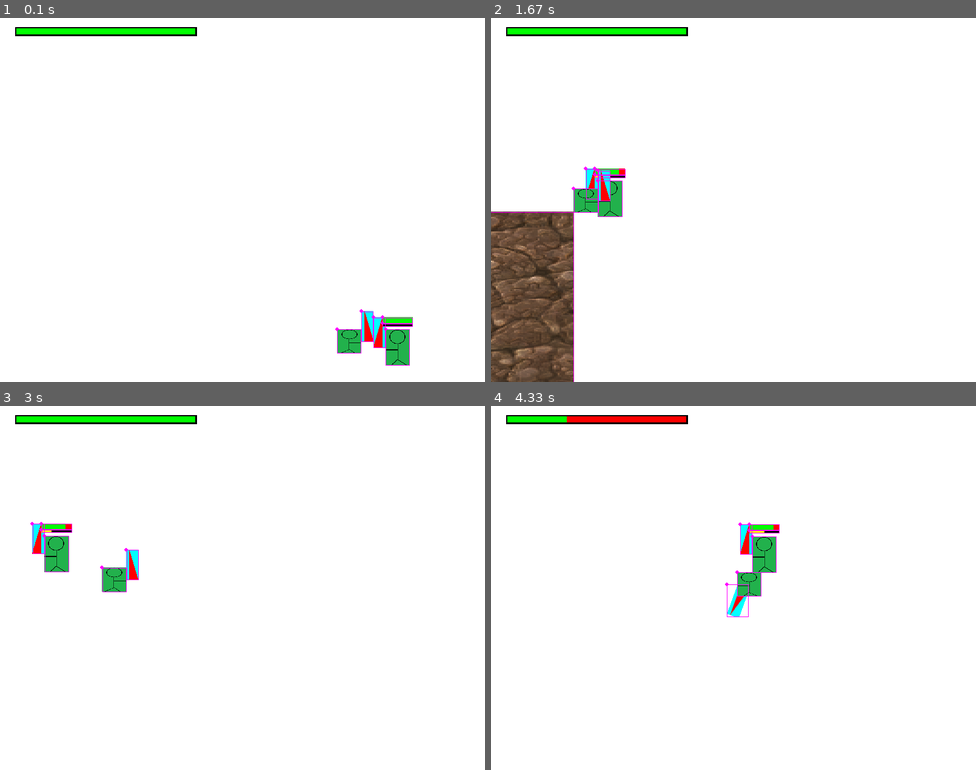
Above: before the commit, frames 1-4 (two rows, left to right).
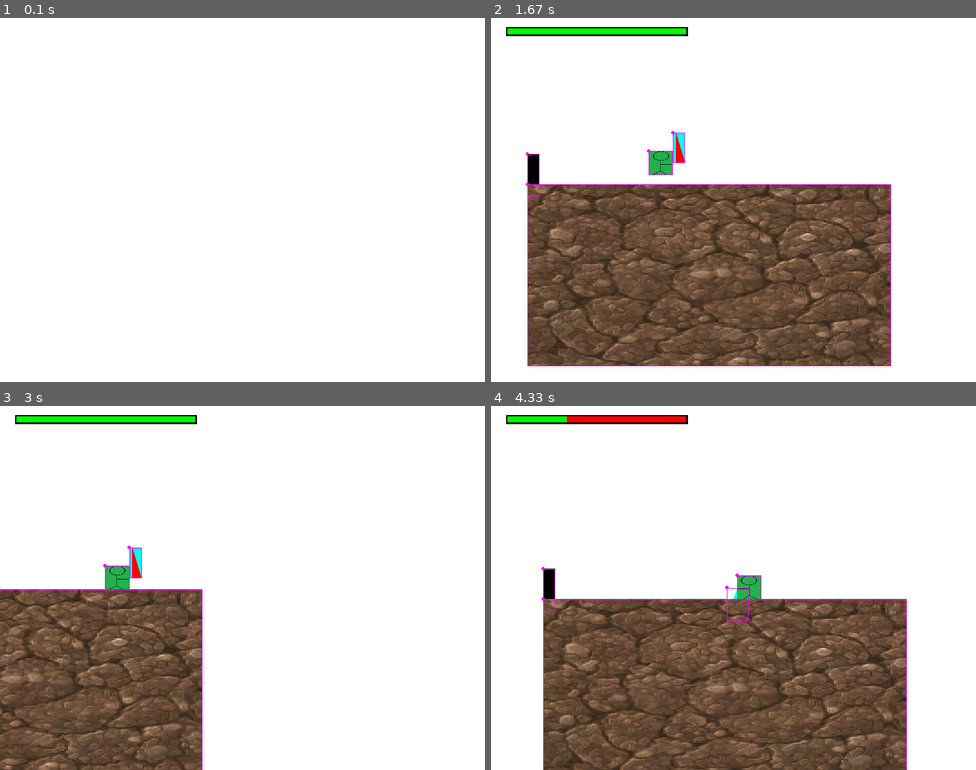
Above: after the commit, the same moments.

Repository: salfk23/2drpg_pygame
Game: pygame game, started from main.py
The game is run twice, just before and just after one commit, with the same random seed, the same clock (stepped at 60 frames per second) and the same inputs.
Inputs:
- Up to frame 1 (0.1 s): no input
- Up to frame 2 (1.67 s): hold R 0.33-0.8 s; hold D 0.33-0.8 s; hold F 0.83-1.3 s; hold D 0.83-1.3 s; hold R from 1.33 s (still down); hold D from 1.33 s (still down)
- Up to frame 3 (3 s): release R at 1.8 s; release D at 1.8 s; hold D 1.83-2.3 s; hold W 2.33-2.63 s; hold D from 2.67 s (still down)
- Up to frame 4 (4.33 s): release D at 3.13 s; hold A 3.17-3.7 s; hold S 3.73-4.03 s; tap F at 4.07 s

The runs differ from the first frame. In frame 1, 2.4% of the frame differs, in the area x 3-86%, y 2-96%; in frame 2, 40%, in the area x 0-83%, y 31-100%; in frame 3, 22%; in frame 4, 36%.

Commit message:
Modiffied how assets are used

Diff:
--- /dev/null
+++ b/assets/images.py
@@ -0,0 +1,4 @@
+import pygame
+
+player_image = pygame.image.load("assets\images\player.png")
+dirt_image = pygame.image.load("assets\images\dirt_1.png")
--- /dev/null
+++ b/assets/sounds.py
@@ -0,0 +1,5 @@
+import pygame
+import game_engine.helpers as helpers
+
+pygame.mixer.init()
+death_sound = pygame.mixer.Sound("assets\sounds\death.ogg")
--- a/game_engine/entities/characters.py
+++ b/game_engine/entities/characters.py
@@ -5,9 +5,9 @@
 from game_engine.entities.particles import ExplosionParticle
 from game_engine.entities.state import Hurtable, Solid
 from game_engine.entities.weapon import Melee
-from game_engine.helpers import Colors, Direction, Size2D, load_image
-import game_engine.helpers as helpers
-
+from game_engine.helpers import Colors, Direction, Size2D
+from assets.images import player_image
+from assets.sounds import death_sound
 
 class Statusbar(Entity):
   def __init__(self, size: Size2D):
@@ -61,7 +61,7 @@
       self.direction = True
     elif self.velocity.x < 0:
       self.direction = False
-stick_image = load_image("assets/stick.png")
+
 class Enemy(Character):
   def __init__(self, image:pygame.Surface, position: pygame.Vector2, size: Size2D, speed: int, jump_power: int):
       self.weapon = None
@@ -175,8 +175,6 @@
         )
         self.remove = True
 
-player_image = helpers.load_image("assets\player.png")
-death_sound = helpers.load_sound("assets\death.ogg")
 class PlayerCharacter(Player):
     def __init__(self, position: pygame.Vector2, size: Size2D, speed: int, jump_power: int):
         super().__init__(player_image, position, size, speed, jump_power)
--- a/game_engine/helpers.py
+++ b/game_engine/helpers.py
@@ -141,33 +141,6 @@
 class Config(ConfigInstance):
     pass
 
-def load_image(path: str, colorkey: tuple = None):
-    """Load an image from a path.
-
-    Args:
-        path (str): The path to the image.
-        colorkey (tuple, optional): The colorkey to use. Defaults to None.
-
-    Returns:
-        pygame.Surface: The loaded image.
-    """
-    surface = pygame.image.load(path)
-    if colorkey is not None:
-        surface.set_colorkey(colorkey)
-    return surface
-
-def load_sound(path: str):
-    """Load a sound from a path.
-
-    Args:
-        path (str): The path to the sound.
-
-    Returns:
-        pygame.mixer.Sound: The loaded sound.
-    """
-    pygame.mixer.init()
-    return pygame.mixer.Sound(path)
-
 
 
 def tile_texture(texture, size):
--- a/levels/level.py
+++ b/levels/level.py
@@ -6,7 +6,7 @@
 from game_engine.entities.ui import PlayerHealthBar
 from game_engine.entities.world_objects import Tile
 from game_engine.helpers import Colors
-
+from assets.images import dirt_image
 
 def level_1():
     """Level 1"""
@@ -16,8 +16,7 @@
     ground = Tile(pygame.Vector2(20, 450), (600, 300))
     ground.name = "Ground"
 
-    ground.sprite = pygame.transform.scale(
-        pygame.image.load("assets\dirt_1.png"), ground.size)
+    ground.sprite = pygame.transform.scale(dirt_image, ground.size)
 
     wall = Tile(pygame.Vector2(20, 400), (20, 70))
 
--- a/main.py
+++ b/main.py
@@ -1,195 +1,27 @@
 import pygame
 from game_engine.engine import EntityManager, GameEngine
-from game_engine.entities.characters import Character, Enemy, Player
-from game_engine.entities.dynamic import AffectedByGravity, ControllableEntity, MovableEntity
-from game_engine.entities.entity import ColoredEntity, Entity
-from game_engine.entities.particles import ExplosionParticle
-from game_engine.entities.state import Solid
+from game_engine.entities.characters import EnemyCharacter, PlayerCharacter
+from game_engine.entities.event import EmptyCallback
 from game_engine.entities.ui import PlayerHealthBar
-from game_engine.helpers import Colors, Direction, Size2D
-import game_engine.helpers as helpers
-
-player_image = helpers.load_image("assets\player.png")
-death_sound = helpers.load_sound("assets\death.ogg")
+from game_engine.entities.world_objects import Tile
+from game_engine.helpers import Colors
+from levels.level import level_1
 
 
-class MovableBox(Player, ColoredEntity):
-    def __init__(self, position: pygame.Vector2, size: Size2D, speed: int, jump_power: int):
-        super().__init__(player_image, position, size, speed, jump_power)
-        self.jump_limit = 3
-        self.actions = {
-            pygame.KEYDOWN: {
-                pygame.K_d: self.move_right,
-                pygame.K_a: self.move_left,
-                pygame.K_w: self.move_jump,
-                pygame.K_s: self.action_hurt,
-                pygame.K_f: self.attack,
-            },
-            pygame.KEYUP:  {
-                pygame.K_d: self.stop_right,
-                pygame.K_a: self.stop_left,
-            }
-        }
-
-    def move_jump(self):
-        print("jump")
-
-        _, dirs = self.calculate_position(
-            self.position, self.position+pygame.Vector2(0, 5))
-        for entity in dirs[Direction.DOWN]:
-            self.jump_number = 0
-            print("Jumped on " + entity.name)
-            if isinstance(entity, Enemy):
-                entity.hurt(20)
-        super().move_jump()
-
-    def attack(self):
-        self.weapon.attacking = True
-
-    def action_hurt(self):
-        self.hurt(100)
-
-    def on_color_change(self):
-        sprite = pygame.Surface(self.size)
-        sprite.fill(self.color)
-        self.object = pygame.transform.scale(sprite, self.size)
-
-    def update(self):
-        super().update()
-        new_position, dirs = self.calculate_position(
-            self.position, self.new_position)
-
-        if len(dirs[Direction.DOWN]) > 0:
-            self.velocity.y = 0 if self.velocity.y > 0 else self.velocity.y
-            self.color = Colors.GREEN
-        if len(dirs[Direction.UP]) > 0:
-            self.velocity.y = 0
-            self.color = Colors.PURPLE
-        if len(dirs[Direction.LEFT]) > 0:
-            self.color = Colors.RED
-        if len(dirs[Direction.RIGHT]) > 0:
-            self.color = Colors.YELLOW
-        self.position = new_position
-        if self.position.y > 5000:
-            self.die()
-
-    def die(self):
-        center = self.rect.center
-        particles = []
-        particles.extend(ExplosionParticle.create_particles(
-            pygame.Vector2(center), 35, color=Colors.RED, size=(5, 15)))
-        particles.extend(ExplosionParticle.create_particles(
-            pygame.Vector2(center), 35, color=Colors.YELLOW, size=(5, 15)))
-        particles.extend(ExplosionParticle.create_particles(
-            pygame.Vector2(center), 35, color=Colors.GREEN, size=(5, 15)))
-        particles.extend(ExplosionParticle.create_particles(
-            pygame.Vector2(center), 35, color=Colors.BLACK, size=(5, 15)))
-        ExplosionParticle.register_particles(particles)
-        death_sound.play()
-        self.health = 0
-        self.remove = True
-
-
-class MovableBox2(Enemy, ColoredEntity):
-    def __init__(self, position: pygame.Vector2, size: Size2D, speed: int, jump_power: int):
-        super().__init__(player_image, position, size, speed, jump_power)
-
-        self.actions = {
-            pygame.KEYDOWN: {
-                pygame.K_j: self.move_right,
-                pygame.K_l: self.move_left,
-                pygame.K_i: self.move_jump,
-            },
-            pygame.KEYUP:  {
-                pygame.K_j: self.stop_right,
-                pygame.K_l: self.stop_left,
-            }
-        }
-
-    def on_color_change(self):
-        sprite = pygame.Surface(self.size)
-        sprite.fill(self.color)
-        self.object = pygame.transform.scale(sprite, self.size)
-
-    def update(self):
-        super().update()
-        new_position, dirs = self.calculate_position(
-            self.position, self.new_position)
-
-        if len(dirs[Direction.DOWN]) > 0:
-            self.velocity.y = 0 if self.velocity.y > 0 else self.velocity.y
-            self.color = Colors.BLACK
-            for entity in dirs[Direction.DOWN]:
-                if isinstance(entity, StepableBlock):
-                    entity.color = Colors.RED
-                    self.health -= 1
-        if len(dirs[Direction.UP]) > 0:
-            self.velocity.y = 0
-            self.color = Colors.BLACK
-        if len(dirs[Direction.LEFT]) > 0:
-            self.color = Colors.BLACK
-        if len(dirs[Direction.RIGHT]) > 0:
-            self.color = Colors.BLACK
-        self.position = new_position
-
-
-class FollowingMouse(Entity, Solid):
-    def update(self):
-        # Get mouse position
-        point = pygame.Vector2(pygame.mouse.get_pos())
-
-        self.position = point
-
-
-class Tile(Entity, Solid):
-    pass
-
-
-class StepableBlock(Tile, ColoredEntity):
-    def on_color_change(self):
-        sprite = pygame.Surface(self.size)
-        sprite.fill(self.color)
-        self.sprite = pygame.transform.scale(sprite, self.size)
-
-
-def tile_texture(texture, size):
-    result = pygame.Surface(size, depth=32)
-    for x in range(0, size[0], texture.get_width()):
-        for y in range(0, size[1], texture.get_height()):
-            result.blit(texture, (x, y))
-    return result
 
 
 def main():
     print("Running!")
     game = GameEngine.instance()
-    em = EntityManager.instance()
-    ground = Tile(pygame.Vector2(20, 450), (600, 300))
-    ground.name = "Ground"
+    actions = {
+        pygame.KEYDOWN : {
+            pygame.K_r : level_1
+        },
+    }
+    for event_type in actions:
+        game.event_listener.update(event_type, game, lambda e: actions.get(e.type, {}).get(e.key, EmptyCallback)())
 
-    ground.sprite = pygame.transform.scale(
-        pygame.image.load("assets\dirt_1.png"), ground.size)
 
-    wall = Tile(pygame.Vector2(20, 400), (20, 70))
-
-    mb = MovableBox(pygame.Vector2(220, 300), (40, 40), 5, 10)
-    en = MovableBox2(pygame.Vector2(300, 300), (40, 60), 5, 10)
-    mb.name = "Player"
-    en.name = "Enemy"
-    en.direction = False
-    mb.color = Colors.BLUE
-    phb = PlayerHealthBar((25, 15), (300, 15))
-    phb.watch_hurtable(mb)
-    wall.name = "Wall"
-    em.add(ground)
-    em.add(wall)
-    em.add(mb)
-    em.add(en)
-    em.add(phb)
-    em.focused_entity = mb
-    fm = FollowingMouse(pygame.Vector2(50, 50), (10, 10))
-    fm.name = "FollowingMouse"
-    # em.add(fm)
     game.run()
 
 
Renamed: assets/dirt_0.png -> assets/images/dirt_0.png
Renamed: assets/dirt_1.png -> assets/images/dirt_1.png
Renamed: assets/enemy.png -> assets/images/enemy.png
Renamed: assets/player.png -> assets/images/player.png
Renamed: assets/stick.png -> assets/images/stick.png
Renamed: assets/test_bow.png -> assets/images/test_bow.png
Not shown, added: assets/sounds/death.ogg
